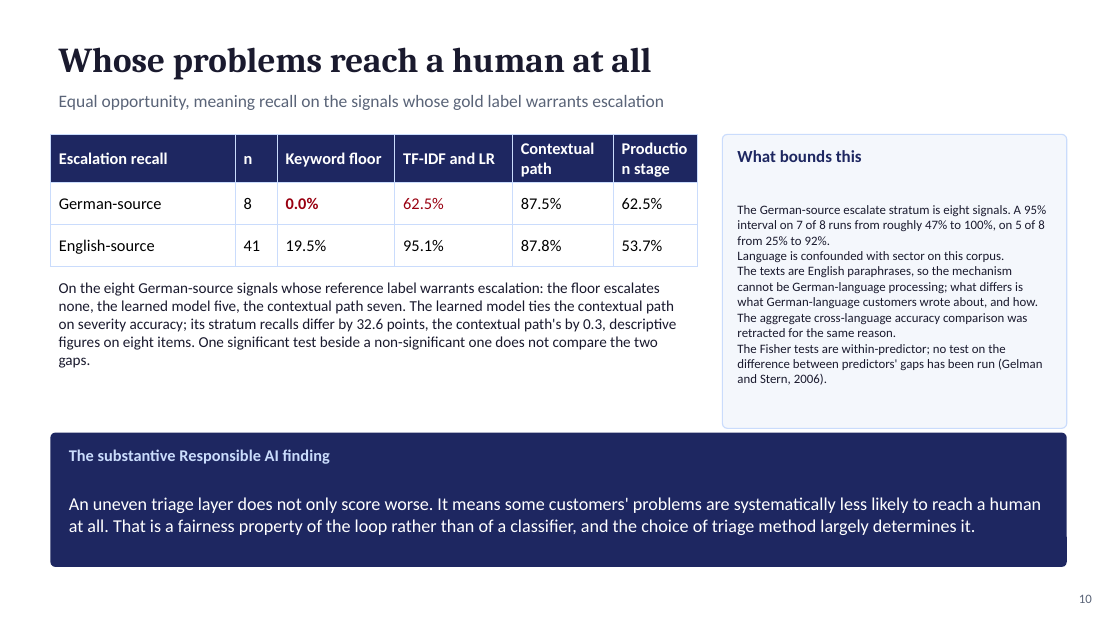
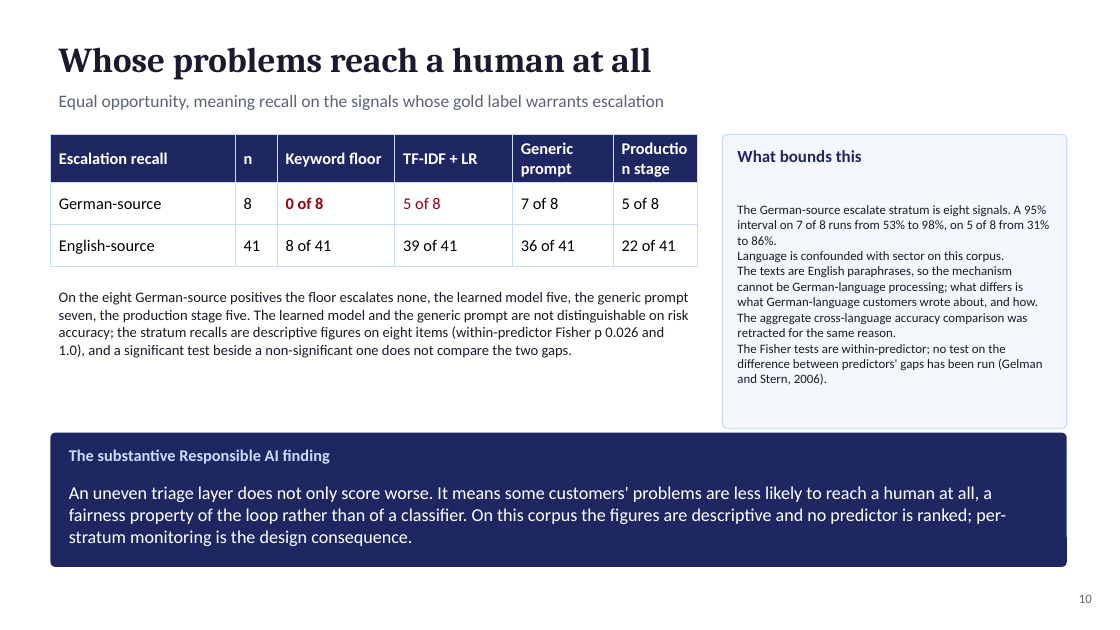
Before and after one commit to fogu13/CLARA, a slide deck: slide 10 of thesis/defense/defense_deck.pptx. Drawn at 1120x630 pixels with LibreOffice and Linux fonts; fonts in the diff are those of the drawing. Boxes give left, top, right and bottom in pixels: in the first picture for what was removed or moved away, otherwise in the second. Text is boxed around its words. In the diff, an @@ line names an element or a change of style, - is before the commit and + after.

```diff
--- a/thesis/defense/defense_deck.pptx
+++ b/thesis/defense/defense_deck.pptx
@@ table at [50,134,697,327] @@
-row 1, column 4: TF-IDF and LR
+row 1, column 4: TF-IDF + LR
-row 1, column 5: Contextual path
+row 1, column 5: Generic prompt
-row 2: German-source | 8 | 0.0% | 62.5% | 87.5% | 62.5%
+row 2: German-source | 8 | 0 of 8 | 5 of 8 | 7 of 8 | 5 of 8
-row 3: English-source | 41 | 19.5% | 95.1% | 87.8% | 53.7%
+row 3: English-source | 41 | 8 of 41 | 39 of 41 | 36 of 41 | 22 of 41
@@ text at [737,205,1049,245]: text changed @@
-The German-source escalate stratum is eight signals. A 95% interval on 7 of 8 runs from roughly 47% to 100%, on 5 of 8 from 25% to 92%.
+The German-source escalate stratum is eight signals. A 95% interval on 7 of 8 runs from 53% to 98%, on 5 of 8 from 31% to 86%.
@@ text at [59,292,689,358]: text changed; size 13 to 12.5 pt @@
-On the eight German-source signals whose reference label warrants escalation: the floor escalates none, the learned model five, the contextual path seven. The learned model ties the contextual path on severity accuracy; its stratum recalls differ by 32.6 points, the contextual path's by 0.3, descriptive figures on eight items. One significant test beside a non-significant one does not compare the two gaps.
+On the eight German-source positives the floor escalates none, the learned model five, the generic prompt seven, the production stage five. The learned model and the generic prompt are not distinguishable on risk accuracy; the stratum recalls are descriptive figures on eight items (within-predictor Fisher p 0.026 and 1.0), and a significant test beside a non-significant one does not compare the two gaps.
@@ text at [69,486,1006,546]: text changed @@
-An uneven triage layer does not only score worse. It means some customers' problems are systematically less likely to reach a human at all. That is a fairness property of the loop rather than of a classifier, and the choice of triage method largely determines it.
+An uneven triage layer does not only score worse. It means some customers' problems are less likely to reach a human at all, a fairness property of the loop rather than of a classifier. On this corpus the figures are descriptive and no predictor is ranked; per-stratum monitoring is the design consequence.
```
Also in this commit, not shown: 18 other slides changed, 6 other files.
